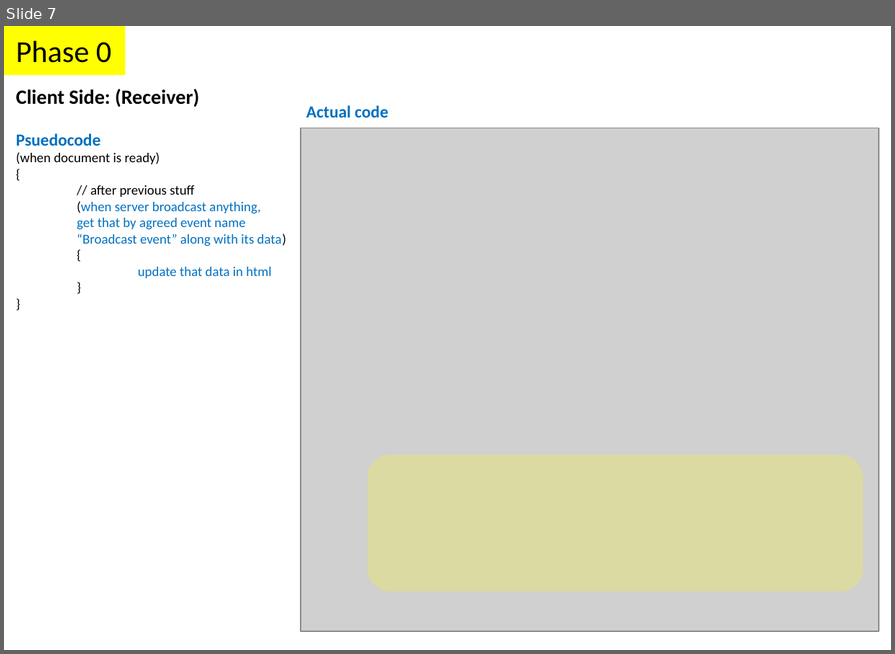
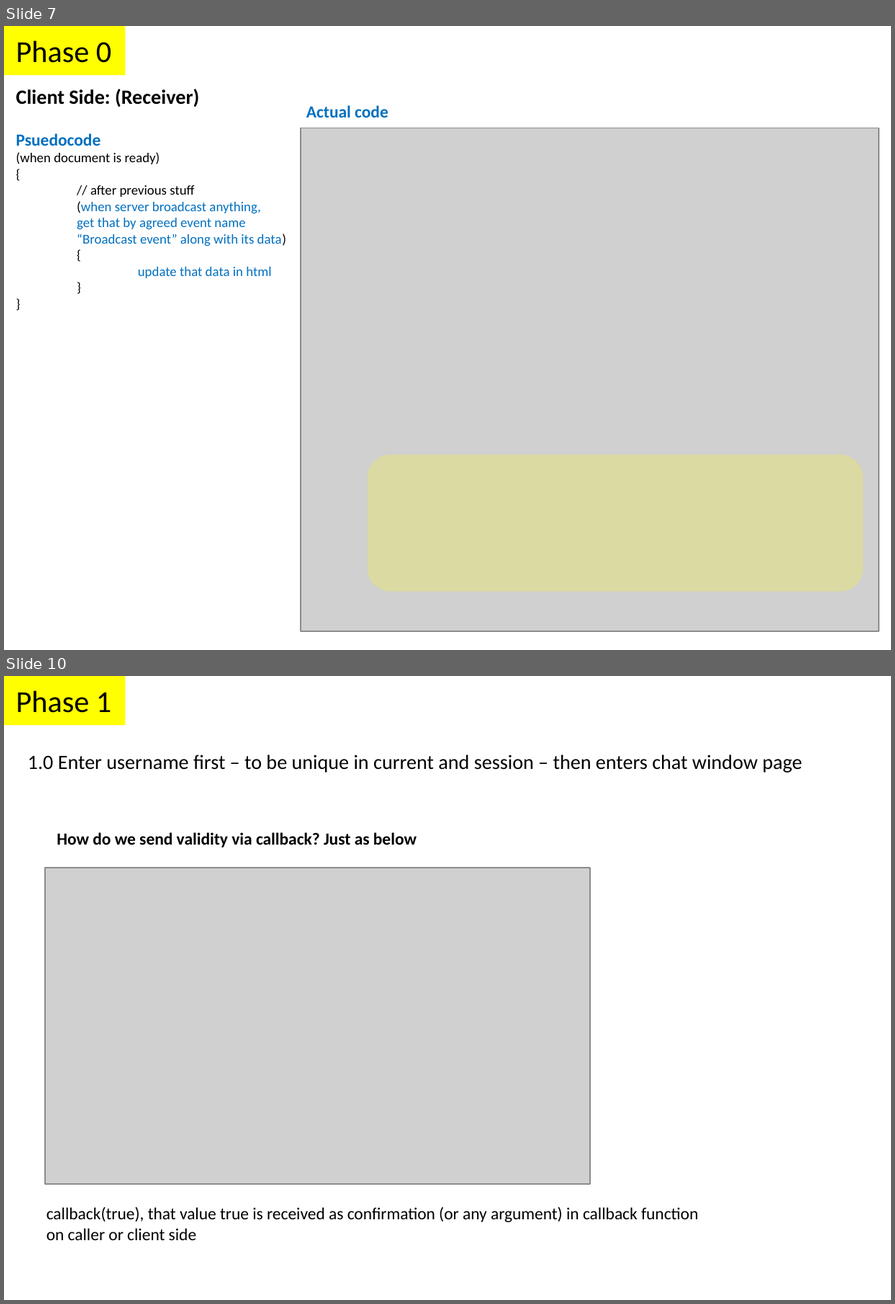
Before and after one commit to parthi2929/awesome-socket-io, a slide deck: Illustrations.pptx. Shown one above the other, each under a label of ours: slide 7 before the commit, slides 7 and 10 after it; the slides between them are not shown. The pictures are 895x654 and 895x1304 pixels, drawn with LibreOffice and Linux fonts; fonts in the diff are those of the drawing; grey boxes stand for pictures. Boxes give left, top, right and bottom in pixels: in the first picture for what was removed or moved away, otherwise in the second. Text is boxed around its words. In the diff, an @@ line names an element or a change of style, - is before the commit and + after.

```diff
--- a/Illustrations.pptx
+++ b/Illustrations.pptx
@@ slide 10 added at (4,676,891,1300), background #FFFFFF @@
@@ rectangle added at (4,676,126,725), fill #FFFF00, 18 pt, text #000000 @@
+Phase 1
@@ text added at (28,754,802,772), 12 pt, text #000000 @@
+1.0 Enter username first – to be unique in current and session – then enters chat window page
@@ text added at (57,832,417,847), 10 pt, text #000000, bold @@
+How do we send validity via callback? Just as below
@@ picture added at (46,868,592,1184) @@
@@ text added at (46,1207,698,1240), 10 pt, text #000000 @@
+callback(true), that value true is received as confirmation (or any argument) in callback function on caller or client side
```
Also in this commit, not shown: 3 other slides added, 6 other files.
